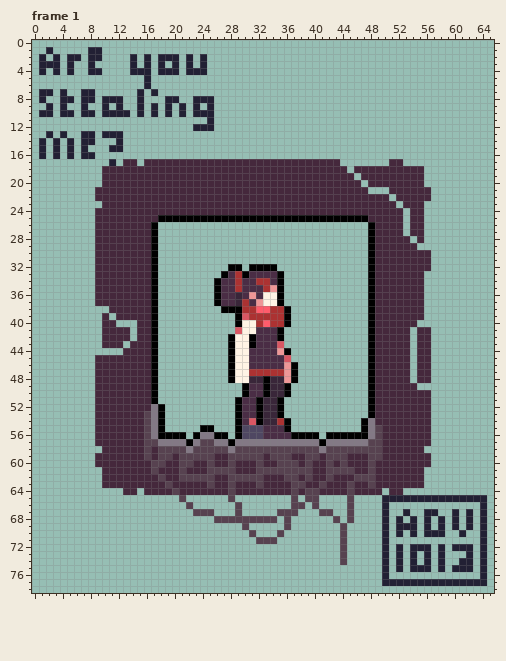
Animated GIF sprite, stored at landing.gif. That is the earlier state.
The file is 264x316 pixels, drawn in blocks of 4x4; one block is one cell here. Colours within 5 levels of each other are drawn and written as one. Shown: frame 1. The commit also changed other frames, which this record leaves out.
New version:
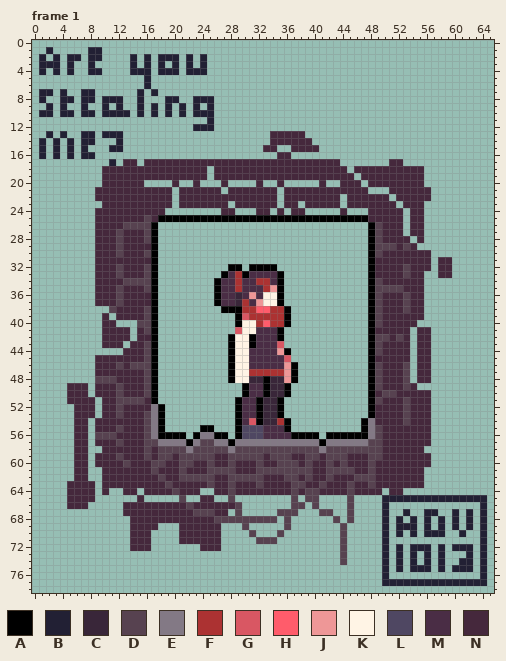
Palette (. is transparent): A #000000  B #222034  C #392639  D #574250  E #837985  F #ac3232  G #d95763  H #ff5c6b  J #ee9797  K #fff4e5  L #4f4762  M #4a2d45  N #45283c
The edit:
Frame 1:
The author changed colour N to colour D in row 25 at x 16; in row 26 at x 13 to 16 and 49; in rows 27 to 28 at x 12, 16 and 49; in row 29 at x 12, 49 to 51 and 53; in row 30 at x 12, 16 and 49; in rows 32 to 33 at x 12, 16 and 53.
The author changed colour N to colour D in row 34 at x 13 to 16 and 49; in row 35 at x 12, 16 and 49 to 52; in rows 36 to 37 at x 12, 49 and 53; in row 38 at x 11, 16, 49 and 53; in row 39 at x 16 and 49; in row 40 at x 15 to 16 and 49.
The author changed colour N to colour D in row 41 at x 16; in row 42 at x 49 to 50 and 52; in rows 43 to 44 at x 16 and 49; in row 45 at x 16; in row 46 at x 12, 14 to 16, 49 and 53; in row 47 at x 16, 49 and 53.
The author changed colour N to colour D in row 48 at x 9 to 11, 16, 49 and 53; in row 49 at x 12, 16, 49 and 53; in row 50 at x 12, 16 and 50 to 51; in row 51 at x 12 to 15, 49 and 53; in rows 52 to 53 at x 12 and 53; in row 54 at x 53.
The author changed colour N to colour D in row 55 at x 12; in row 56 at x 9 to 11; in row 57 at x 12; in row 59 at x 12; in row 60 at x 13.
Colour N now appears in row 13 at x 34 to 38; in row 14 at x 34 to 39; in row 15 at x 33 to 34 and 37 to 40; in row 16 at x 35 to 36; in rows 31 to 33 at x 58 to 59; in rows 49 to 50 at x 5 to 7.
Colour N now appears in row 51 at x 5 to 8; in rows 52 to 53 at x 6 to 8; in rows 54 to 62 at x 6 to 7; in row 63 at x 5 to 8; in row 64 at x 5 to 8 and 10; in row 65 at x 5 to 8, 15 and 24 to 25.
Colour N now appears in row 66 at x 5 to 7, 13 to 21 and 23 to 28; in row 67 at x 13 to 22 and 26 to 27; in row 68 at x 14 to 25; in row 69 at x 14 to 17 and 21 to 26; in rows 70 to 71 at x 14 to 16 and 21 to 26; in row 72 at x 14 to 16 and 24 to 26.
Colour N is gone in rows 18 to 19 at x 25; in row 20 at x 16 to 19, 21 to 22, 24 to 26, 28 to 31, 33 to 34, 36 to 40 and 42 to 43; in row 21 at x 20, 27 and 35; in row 22 at x 20, 35 and 44; in row 23 at x 20, 28, 35, 38 and 44; in row 24 at x 19 to 26, 29 to 31, 34, 36, 39 to 43 and 45 to 47.
Colour N is gone in rows 51 to 53 at x 9; in row 64 at x 24 to 25.
Boxes around the changes in both pictures, in picture pixels (x1, y1, x2, y2):
changed: (67, 131, 410, 551)
added: (438, 257, 452, 278)
